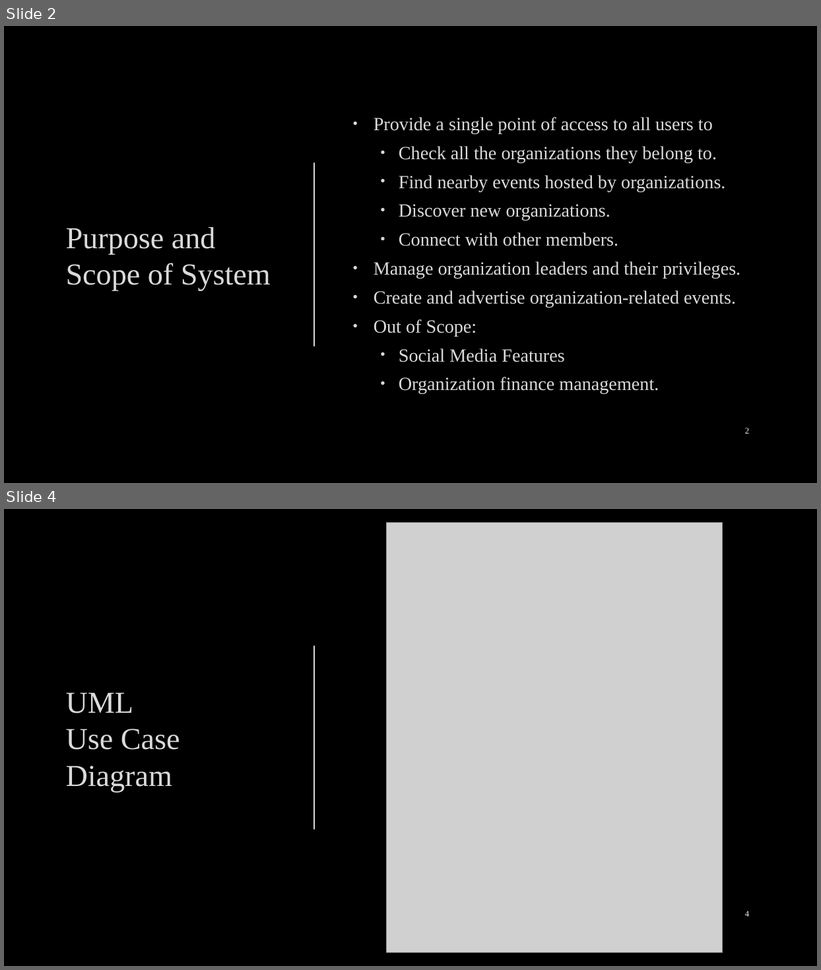
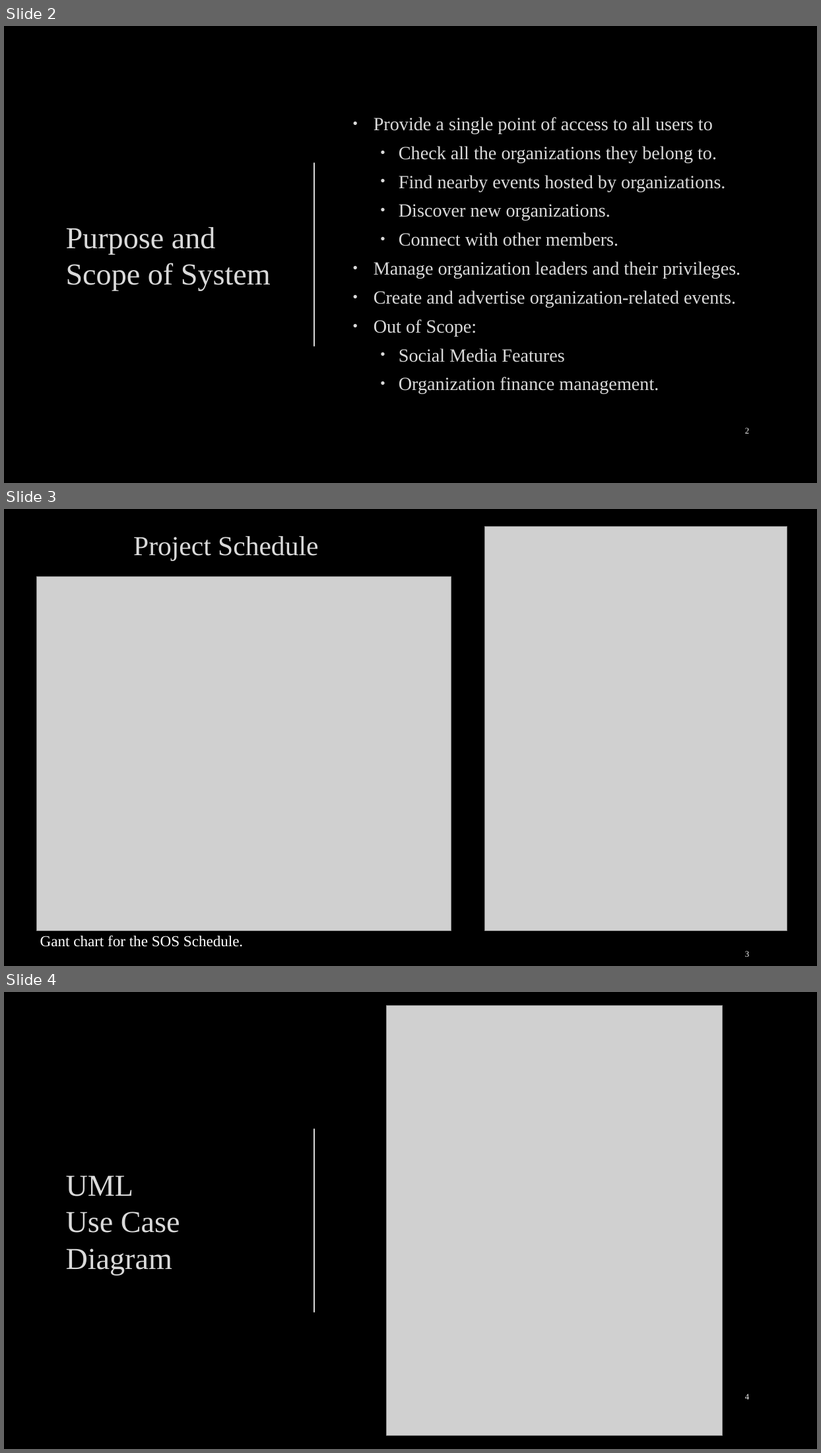
Before and after one commit to arocho032/CEN4010-Team-5, a slide deck: specifications/deliv3/SOS Deliverable Final Presentation.pptx. Shown one above the other, each under a label of ours: slides 2 and 4 before the commit, slides 2, 3 and 4 after it; the slides between them are not shown. The pictures are 821x970 and 821x1453 pixels, drawn with LibreOffice and Linux fonts; fonts in the diff are those of the drawing; grey boxes stand for pictures; background and template pictures are left out. Boxes give left, top, right and bottom in pixels: in the first picture for what was removed or moved away, otherwise in the second. Text is boxed around its words. In the diff, an @@ line names an element or a change of style, - is before the commit and + after.

Commit message:
Powerpoint Formatting and UI Pictures

```diff
--- a/specifications/deliv3/SOS Deliverable Final Presentation.pptx
+++ b/specifications/deliv3/SOS Deliverable Final Presentation.pptx
@@ slide 3 added at bbox=[4, 509, 817, 966], background #000000 @@
@@ picture added at bbox=[485, 527, 787, 931] @@
@@ title added at bbox=[133, 536, 318, 560], 32.4 pt, text #DADADA @@
+Project Schedule
@@ picture added at bbox=[36, 577, 451, 931] @@
@@ text added at bbox=[40, 935, 243, 947], 18 pt, text #FFFFFF @@
+Gant chart for the SOS Schedule.
@@ page number added at bbox=[745, 951, 749, 957], 10 pt, text #F2F2F2 @@
+3
```
Also in this commit, not shown: 7 slides changed, 1 slide removed, 11 other files.
